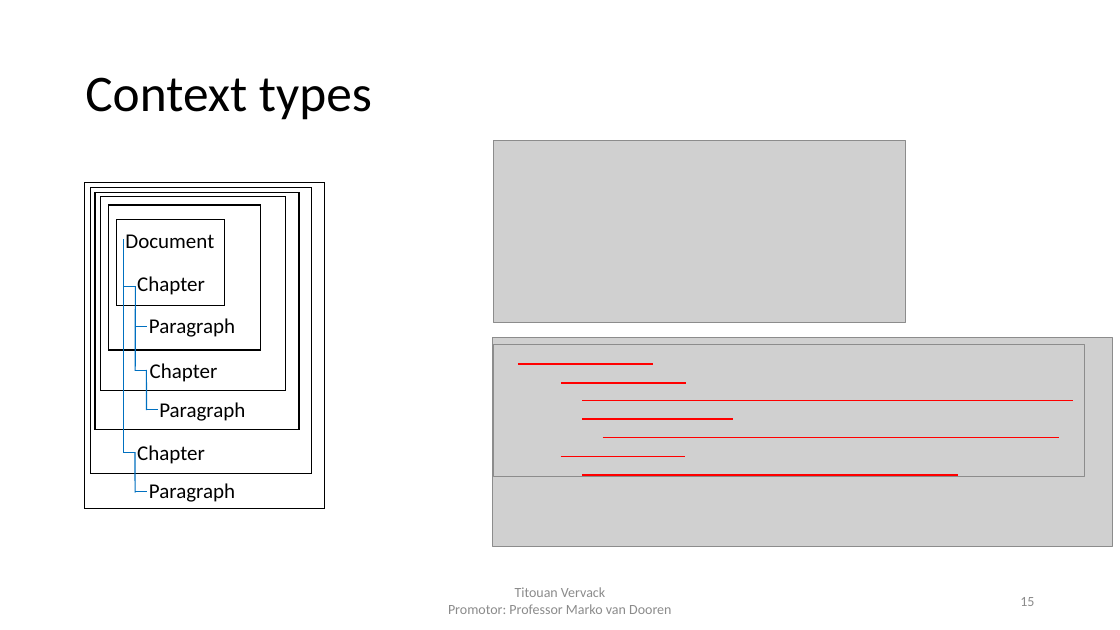
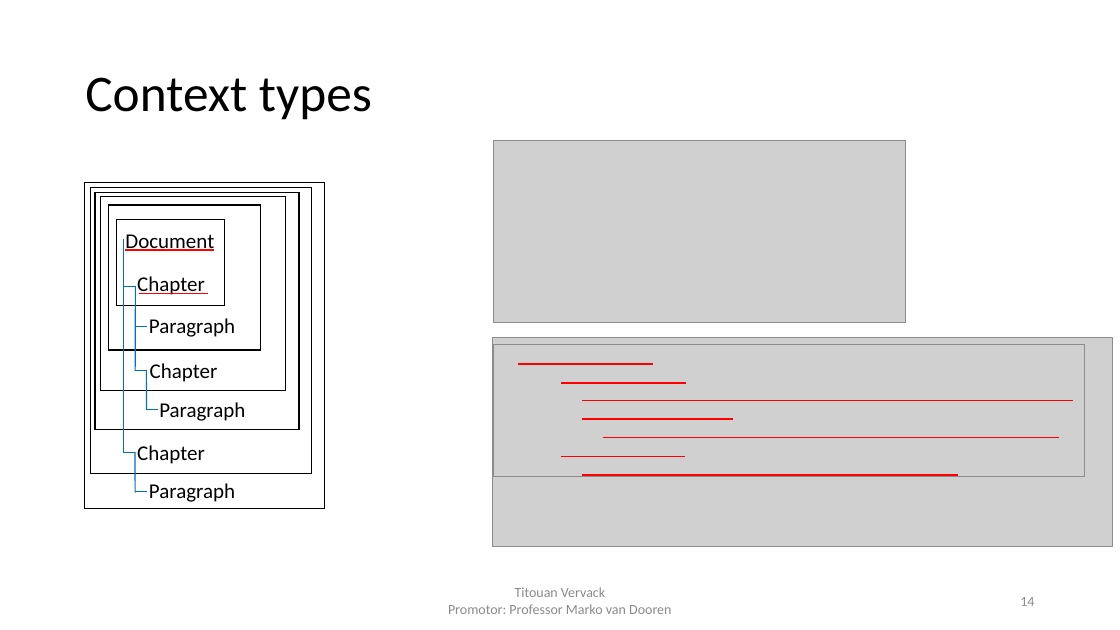
Before and after one commit to FlashYoshi/neio, a slide deck: slide 14 of presentation/Intermediate Presentation.pptx (slide 15 before the commit). Drawn at 1120x630 pixels with LibreOffice and Linux fonts; fonts in the diff are those of the drawing; grey boxes stand for pictures. Boxes give left, top, right and bottom in pixels: in the first picture for what was removed or moved away, otherwise in the second. Text is boxed around its words. In the diff, an @@ line names an element or a change of style, - is before the commit and + after.

```diff
--- a/presentation/Intermediate Presentation.pptx
+++ b/presentation/Intermediate Presentation.pptx
@@ line added from (124, 250) to (214, 250), #FF0000 1.5 pt @@
@@ line added from (139, 294) to (208, 294), #FF0000 1.5 pt @@
@@ page number at <box>1020,597,1034,606</box>: text changed @@
-15
+14
```
Also in this commit, not shown: 3 other slides changed, 1 other file.
